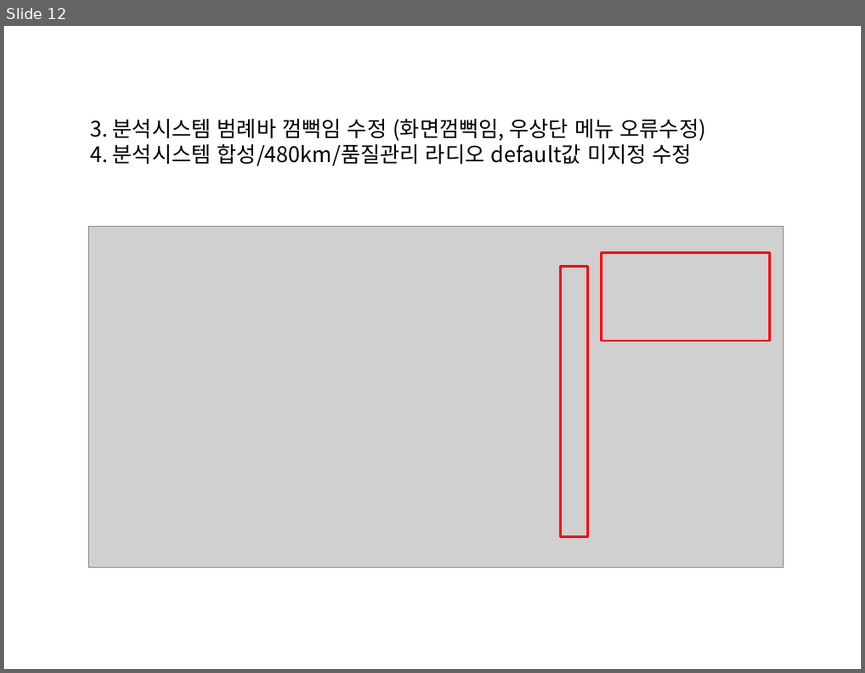
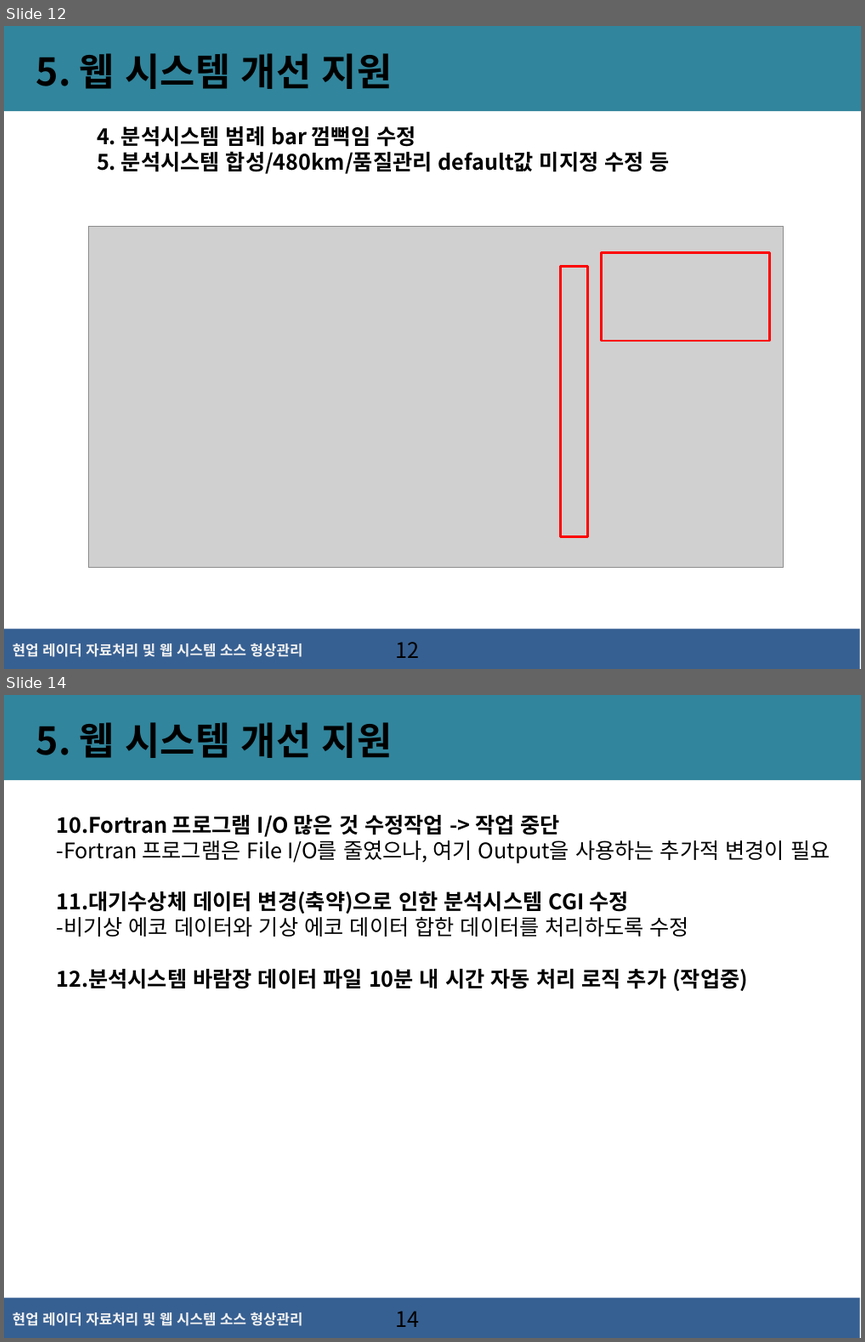
Before and after one commit to kodak00/FirstJava, a slide deck: 현업 레이더자료처리 및 웹시스템 소스 형상관리(김언식).pptx. Shown one above the other, each under a label of ours: slide 12 before the commit, slides 12 and 14 after it; the slides between them are not shown. The pictures are 865x673 and 865x1342 pixels, drawn with LibreOffice and Linux fonts; fonts in the diff are those of the drawing; grey boxes stand for pictures; background and template pictures are left out. Boxes give left, top, right and bottom in pixels: in the first picture for what was removed or moved away, otherwise in the second. Text is boxed around its words. In the diff, an @@ line names an element or a change of style, - is before the commit and + after.

```diff
--- a/현업 레이더자료처리 및 웹시스템 소스 형상관리(김언식).pptx
+++ b/현업 레이더자료처리 및 웹시스템 소스 형상관리(김언식).pptx
@@ slide 14 added at [4, 695, 861, 1338], background #FFFFFF; not listed: 3 template elements that a slide beside it also shows @@
@@ text added at [36, 722, 392, 758], 32 pt, text #000000, bold @@
+5. 웹 시스템 개선 지원
@@ text added at [56, 815, 829, 991], 18 pt, text #000000, bold @@
+10.Fortran 프로그램 I/O 많은 것 수정작업 -> 작업 중단
+-Fortran 프로그램은 File I/O를 줄였으나, 여기 Output을 사용하는 추가적 변경이 필요
+11.대기수상체 데이터 변경(축약)으로 인한 분석시스템 CGI 수정
+-비기상 에코 데이터와 기상 에코 데이터 합한 데이터를 처리하도록 수정
+12.분석시스템 바람장 데이터 파일 10분 내 시간 자동 처리 로직 추가 (작업중)
@@ page number added at [395, 1310, 419, 1327], 18 pt, text #000000 @@
+14
@@ slide 12 changed as well @@
@@ rectangle added at [4, 26, 861, 111], fill #31859C @@
@@ text added at [36, 53, 392, 89], 32 pt, text #000000, bold @@
+5. 웹 시스템 개선 지원
@@ text at [97, 126, 670, 174]: text changed; bold on @@
-3. 분석시스템 범례바 껌뻑임 수정 (화면껌뻑임, 우상단 메뉴 오류수정)
-4. 분석시스템 합성/480km/품질관리 라디오 default값 미지정 수정
+4. 분석시스템 범례 bar 껌뻑임 수정
+5. 분석시스템 합성/480km/품질관리 default값 미지정 수정 등
@@ rectangle added at [4, 629, 860, 669], fill #376092 @@
@@ text added at [12, 643, 303, 657], 12 pt, text #F2F2F2, bold @@
+현업 레이더 자료처리 및 웹 시스템 소스 형상관리
@@ page number added at [395, 641, 419, 658], 18 pt, text #000000 @@
+12
```
Also in this commit, not shown: 9 other slides changed, 5 other slides added, 3 slides removed.
